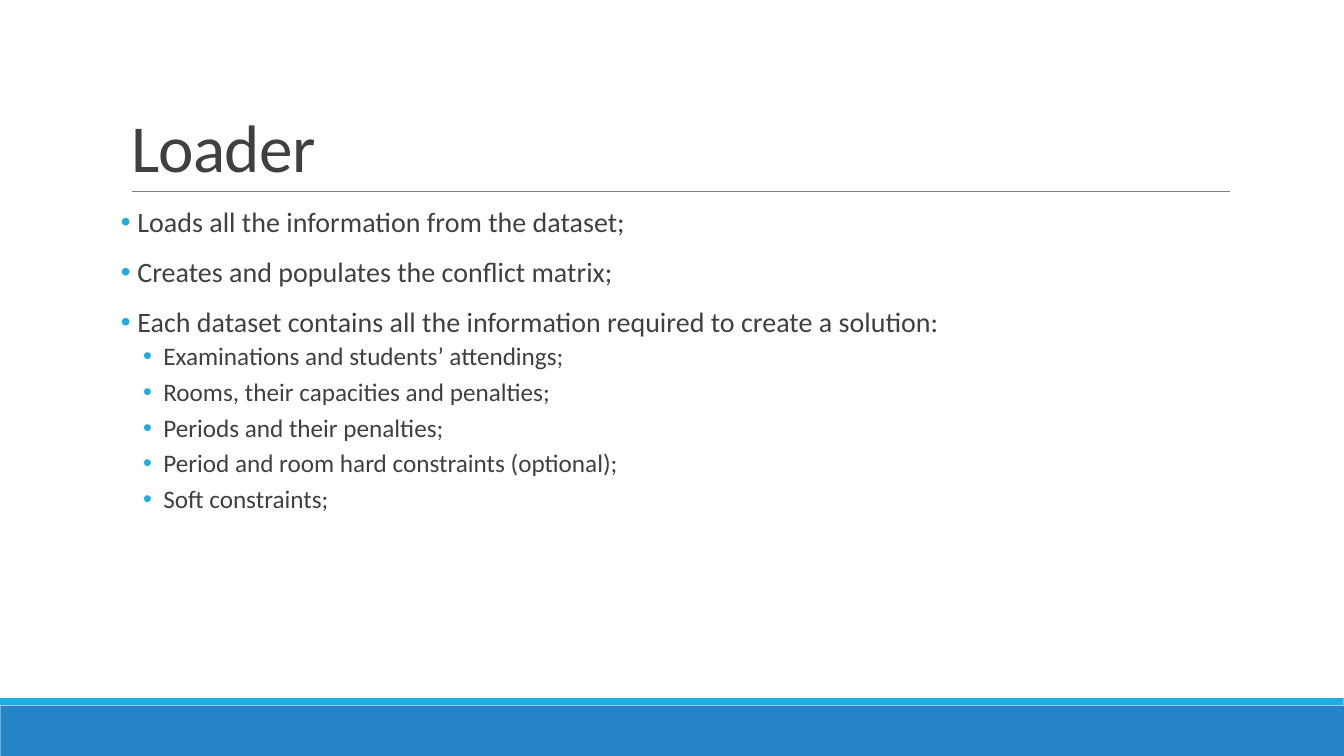
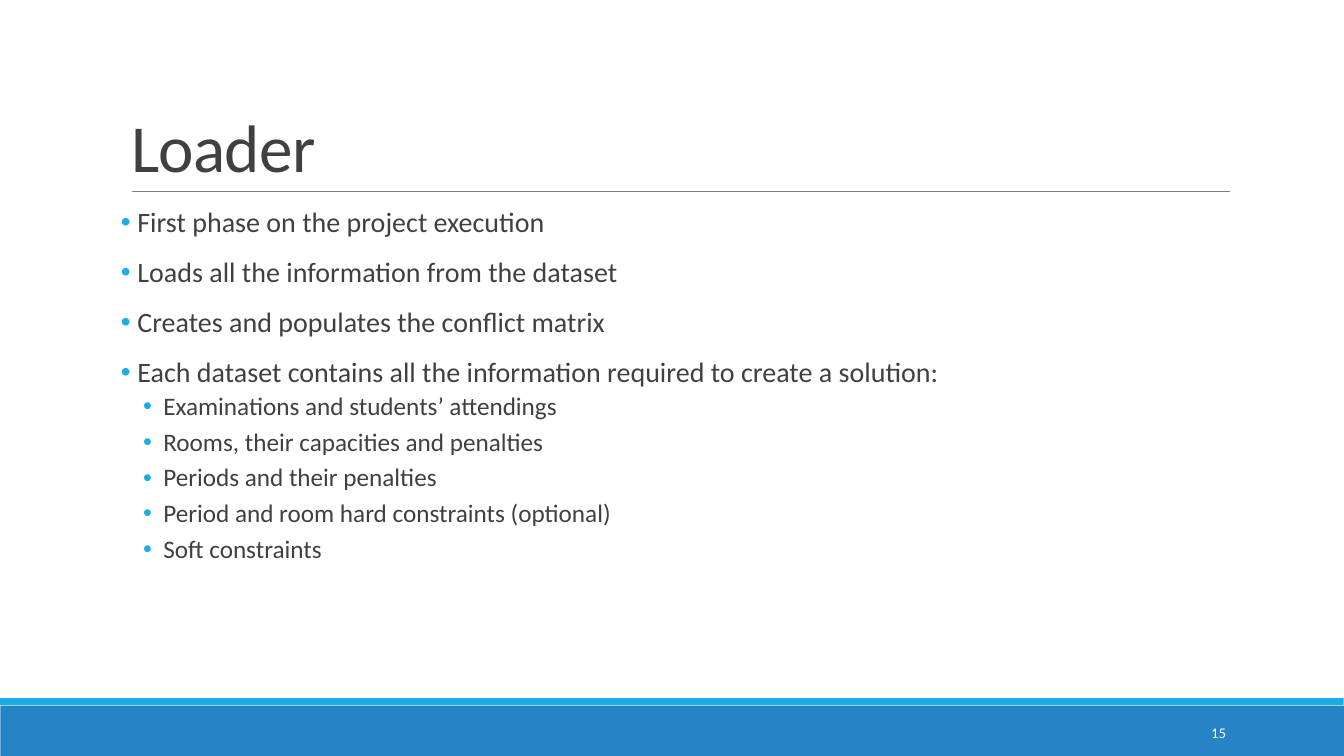
Before and after one commit to devilsdante/isel-examtimetabling-2014-2015, a slide deck: slide 15 of doc/Apresentação Oral/Examination Timetabling Automation using Hybrid Meta-heuristics.pptx (slide 20 before the commit). Drawn at 1344x756 pixels with LibreOffice and Linux fonts; fonts in the diff are those of the drawing. Boxes give left, top, right and bottom in pixels: in the first picture for what was removed or moved away, otherwise in the second. Text is boxed around its words. In the diff, an @@ line names an element or a change of style, - is before the commit and + after.

```diff
--- a/doc/Apresentação Oral/Examination Timetabling Automation using Hybrid Meta-heuristics.pptx
+++ b/doc/Apresentação Oral/Examination Timetabling Automation using Hybrid Meta-heuristics.pptx
@@ text at (137,212,618,337): text changed @@
-• Loads all the information from the dataset;
-• Creates and populates the conflict matrix;
+• First phase on the project execution
+• Loads all the information from the dataset
+• Creates and populates the conflict matrix
@@ text at (163,397,611,558): text changed @@
-  • Examinations and students’ attendings;
-  • Rooms, their capacities and penalties;
-  • Periods and their penalties;
-  • Period and room hard constraints (optional);
-  • Soft constraints;
+  • Examinations and students’ attendings
+  • Rooms, their capacities and penalties
+  • Periods and their penalties
+  • Period and room hard constraints (optional)
+  • Soft constraints
@@ page number added at (1211,728,1226,738), 10.5 pt, text #FFFFFF @@
+15
```
Also in this commit, not shown: 20 other slides changed, 2 slides added, 9 slides removed, 14 other files.
